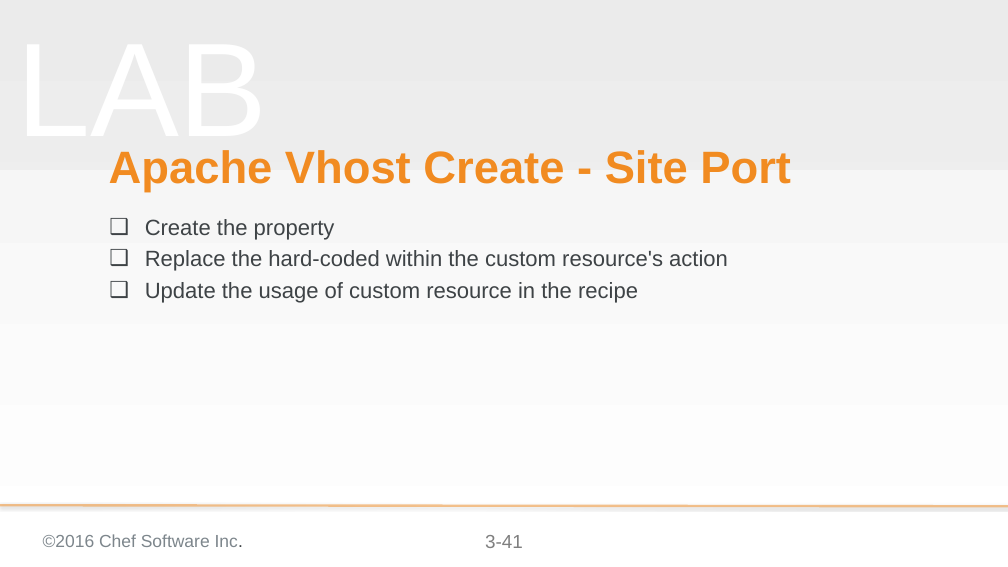
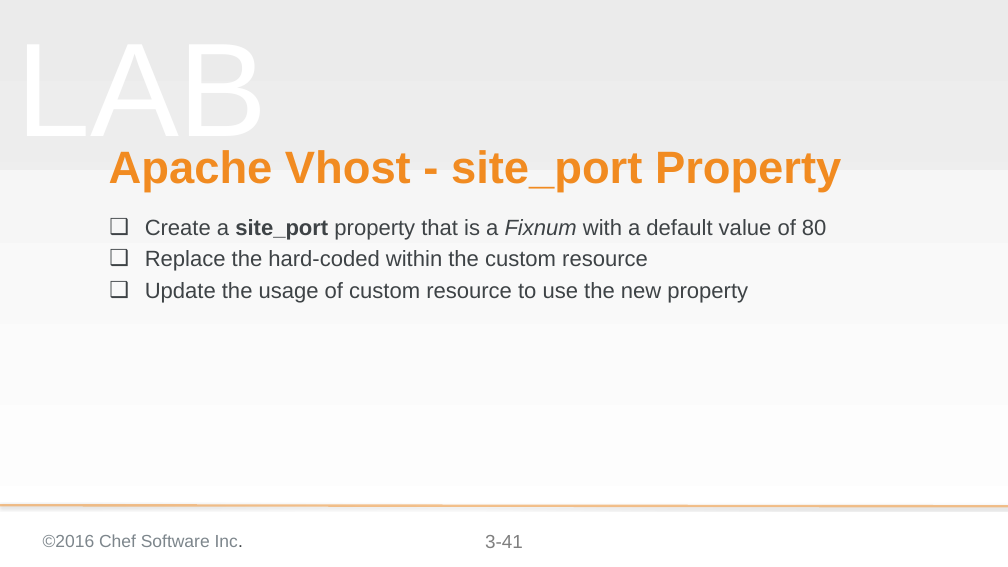
Before and after one commit to chef-training/extending_cookbooks, a slide deck: slide 41 of 03-creating_a_custom_resource-linux.pptx. Drawn at 1008x567 pixels with LibreOffice and Linux fonts; fonts in the diff are those of the drawing; background and template pictures are left out. Boxes give left, top, right and bottom in pixels: in the first picture for what was removed or moved away, otherwise in the second. Text is boxed around its words. In the diff, an @@ line names an element or a change of style, - is before the commit and + after.

Commit message:
Update creating a custom resource for linux is now code complete

```diff
--- a/03-creating_a_custom_resource-linux.pptx
+++ b/03-creating_a_custom_resource-linux.pptx
@@ title at [109,150,841,192]: text changed @@
-Apache Vhost Create - Site Port
+Apache Vhost - site_port Property
@@ subtitle at [145,219,827,303]: text changed @@
-❑ Create the property
-❑ Replace the hard-coded within the custom resource's action
-❑ Update the usage of custom resource in the recipe
+❑ Create a site_port property that is a Fixnum with a default value of 80
+❑ Replace the hard-coded within the custom resource
+❑ Update the usage of custom resource to use the new property
```
Also in this commit, not shown: 29 other slides changed, 12 slides added, 2 slides removed.
